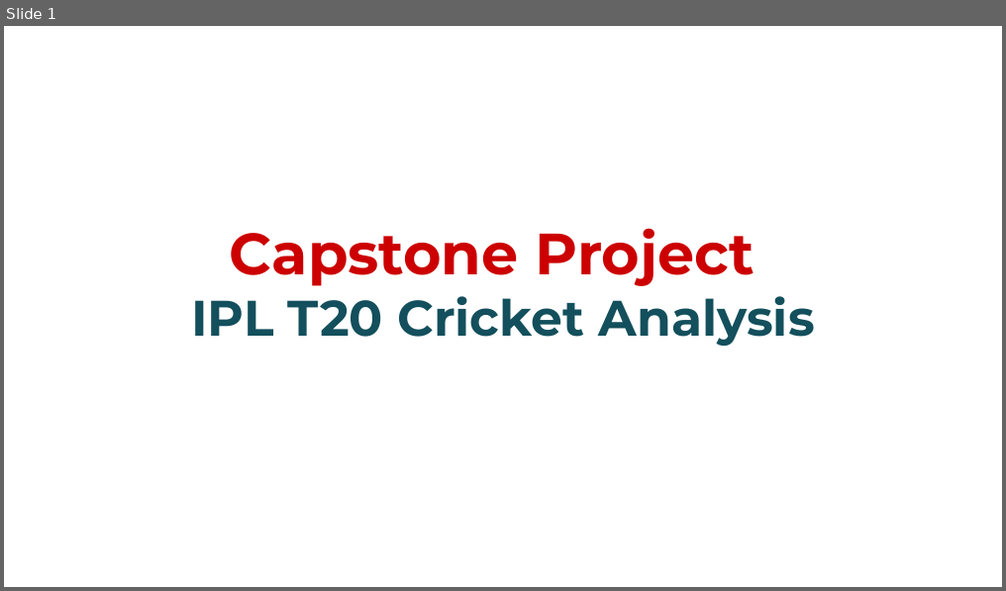
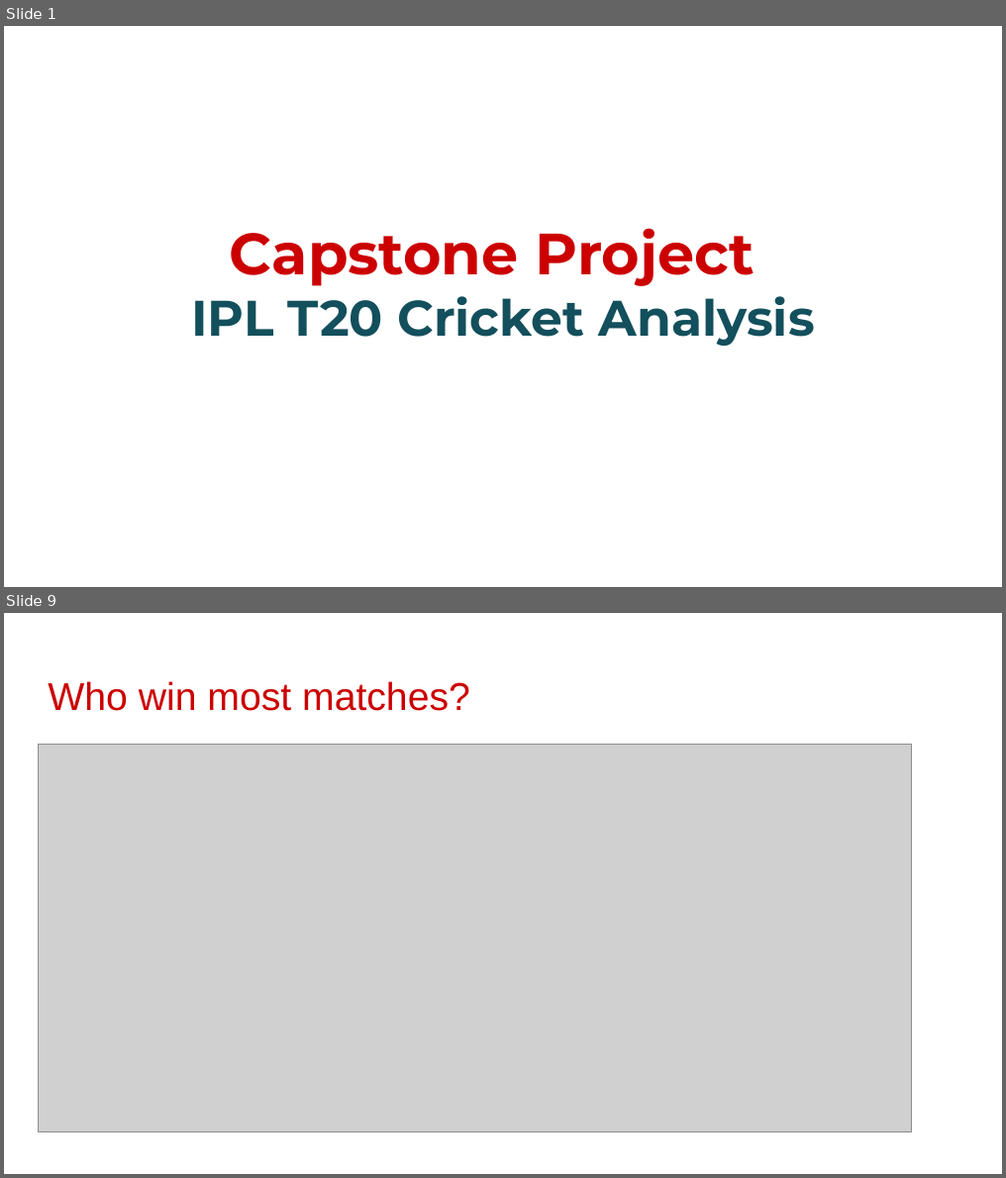
Before and after one commit to Pradip240/IPL-T20-Cricket-Analysis, a slide deck: CapstoneProjectPresentation.pptx. Shown one above the other, each under a label of ours: slide 1 before the commit, slides 1 and 9 after it; the slides between them are not shown. The pictures are 1006x591 and 1006x1178 pixels, drawn with LibreOffice and Linux fonts; fonts in the diff are those of the drawing; grey boxes stand for pictures; background and template pictures are left out. Boxes give left, top, right and bottom in pixels: in the first picture for what was removed or moved away, otherwise in the second. Text is boxed around its words. In the diff, an @@ line names an element or a change of style, - is before the commit and + after.

```diff
--- a/CapstoneProjectPresentation.pptx
+++ b/CapstoneProjectPresentation.pptx
@@ slide 9 added at (4,613,1002,1174), background #FFFFFF @@
@@ title added at (48,681,470,711), 28 pt, text #CC0000 @@
+Who win most matches?
@@ picture added at (38,744,911,1132) @@
```
Also in this commit, not shown: 11 other slides added.
